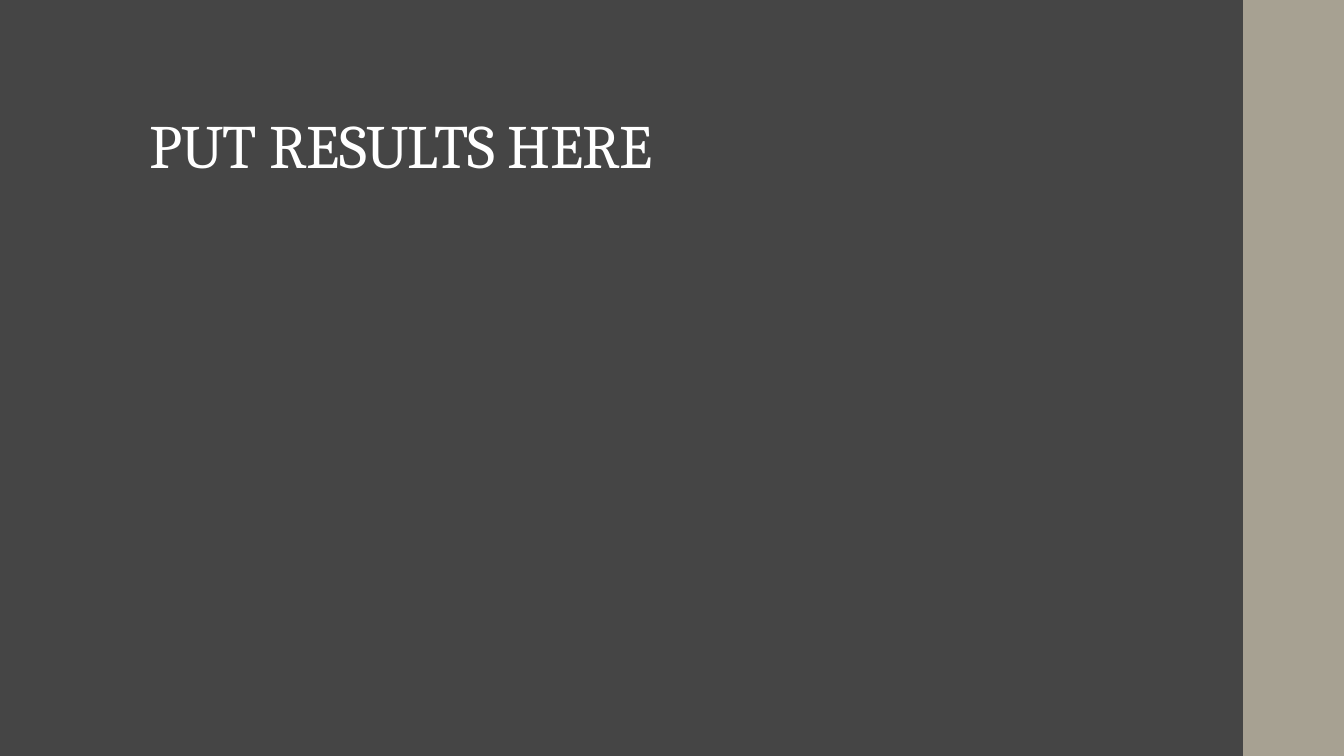
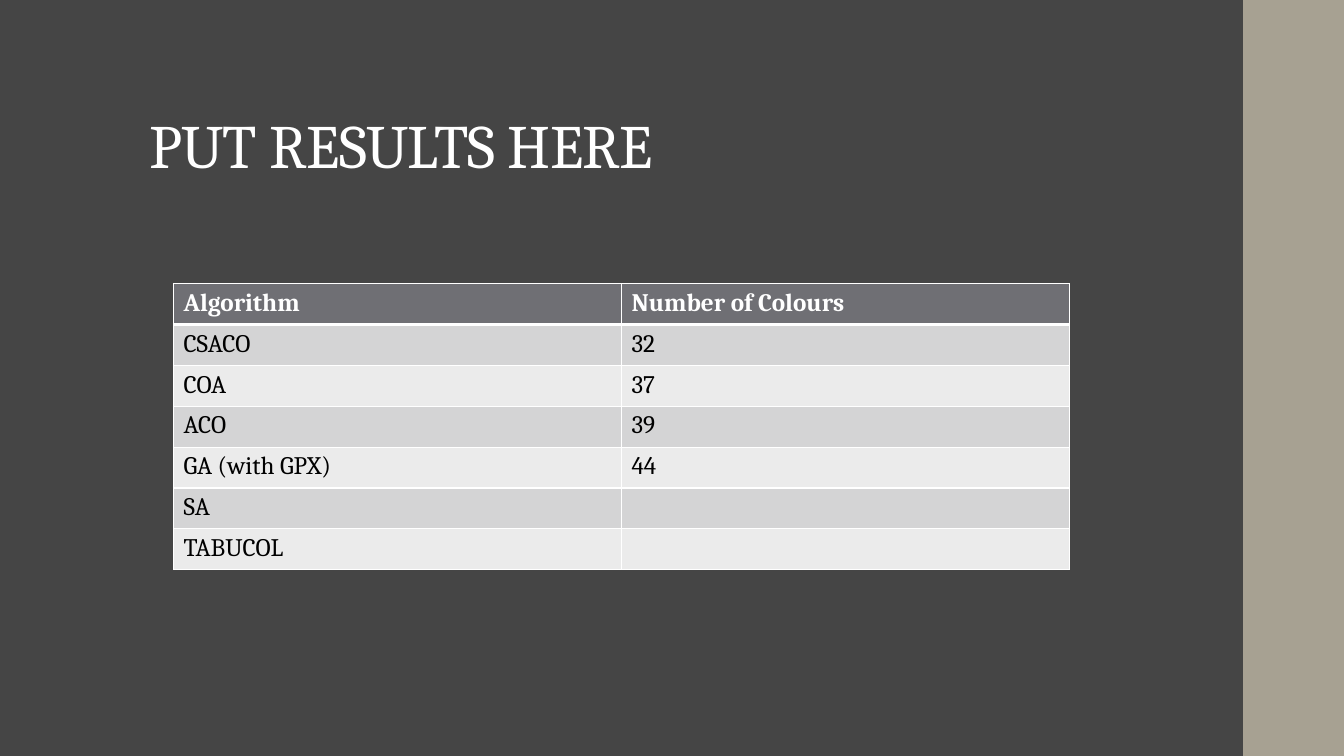
Before and after one commit to jwhowes/project, a slide deck: slide 18 of presentation_1_shorter.pptx (slide 20 before the commit). Drawn at 1344x756 pixels with LibreOffice and Linux fonts; fonts in the diff are those of the drawing. Boxes give left, top, right and bottom in pixels: in the first picture for what was removed or moved away, otherwise in the second. Text is boxed around its words. In the diff, an @@ line names an element or a change of style, - is before the commit and + after.

```diff
--- a/presentation_1_shorter.pptx
+++ b/presentation_1_shorter.pptx
@@ table added at bbox=[173, 283, 1069, 570], 7 rows, 2 columns @@
+Algorithm | Number of Colours
+CSACO | 32
+COA | 37
+ACO | 39
+GA (with GPX) | 44
+SA | 
+TABUCOL | 
```
Also in this commit, not shown: 5 other slides changed, 2 slides added, 4 slides removed, 3 other files.
